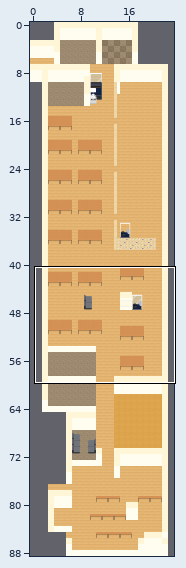
An edit to a level. Tiled map (JSON), maps/map.json. Above: a wide view before the commit, with the close-up outlined.
Close-up. Old version:
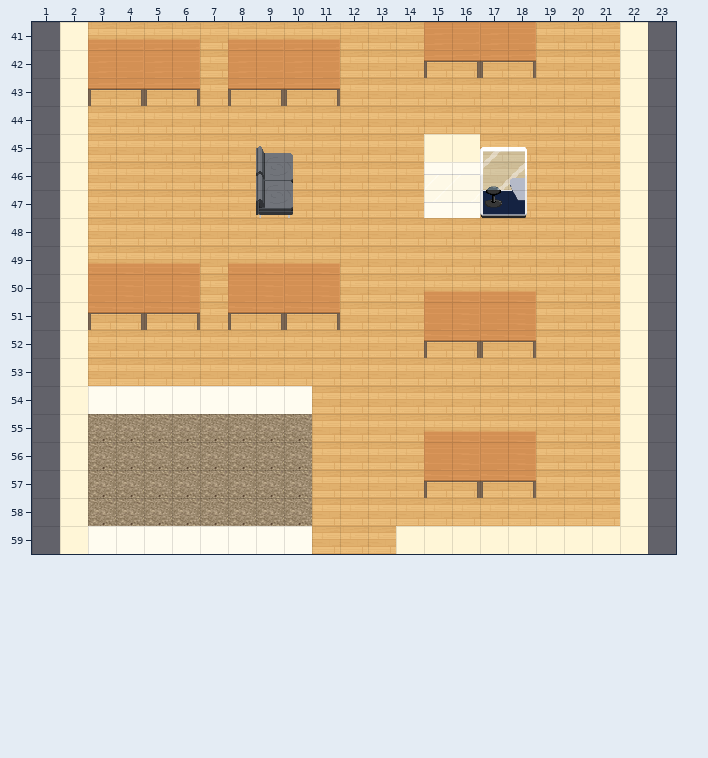
Cells are 32x32 px. Shown: x 1..23, y 41..59. The commit also changed other parts of the map, which this record leaves out.
The same view after the edit:
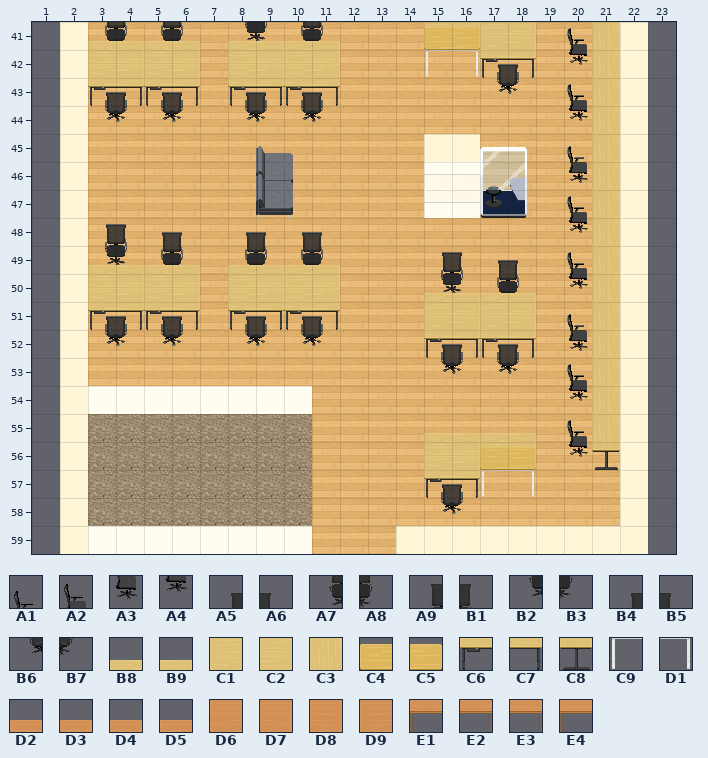
Key: from "Pack 1": A1 6, A2 10, A3 31, A4 35, A5 60, A6 61, A7 85, A8 86, A9 159, B1 160, B2 184, B3 185, B4 209, B5 210, B6 234, B7 235; from "Pack 2": B8 176, B9 177, C1 201, C2 202, C3 203, C4 207, C5 208, C6 226, C7 227, C8 228, C9 232, D1 233; from "WA_Tables": D2 0, D3 0 flipped left-right, D4 1, D5 1 flipped left-right, D6 10, D7 10 flipped left-right, D8 11, D9 11 flipped left-right, E1 20, E2 20 flipped left-right, E3 21, E4 21 flipped left-right.
__ is an empty cell.
What changed:
Layer "belowFurniture":
y 41: x 15..18 __ __ __ __ -> C1 C2 C1 C2; x 21 __ -> C3
y 42: x 3..6 __ __ __ __ -> C1 C2 C1 C2; x 8..11 __ __ __ __ -> C1 C2 C1 C2; x 17..18 __ __ -> C6 C7; x 21 __ -> C3
y 43: x 3..6 __ __ __ __ -> C6 C7 C6 C7; x 8..11 __ __ __ __ -> C6 C7 C6 C7; x 21 __ -> C3
y 44..49: x 21 __ -> C3
y 50: x 3..6 __ __ __ __ -> C1 C2 C1 C2; x 8..11 __ __ __ __ -> C1 C2 C1 C2; x 21 __ -> C3
y 51: x 3..6 __ __ __ __ -> C6 C7 C6 C7; x 8..11 __ __ __ __ -> C6 C7 C6 C7; x 15..18 __ __ __ __ -> C1 C2 C1 C2; x 21 __ -> C3
y 52: x 15..18 __ __ __ __ -> C6 C7 C6 C7; x 21 __ -> C3
y 53..55: x 21 __ -> C3
y 56: x 15..18 __ __ __ __ -> C1 C2 C1 C2; x 21 __ -> C8
y 57: x 15..16 __ __ -> C6 C7
Layer "furniture":
y 41: x 3..6 D5 D3 D5 D3 -> __ __ __ __; x 8..11 D5 D3 D5 D3 -> __ __ __ __; x 15..18 D9 D7 D9 D7 -> C4 C5 __ __; x 20 __ -> A2
y 42: x 3..6 D9 D7 D9 D7 -> __ __ __ __; x 8..11 D9 D7 D9 D7 -> __ __ __ __; x 15..18 E4 E2 E4 E2 -> C9 D1 __ __; x 20 __ -> A4
y 43: x 3..6 E4 E2 E4 E2 -> __ __ __ __; x 8..11 E4 E2 E4 E2 -> __ __ __ __; x 20 __ -> A2
y 44: x 20 __ -> A4
y 45: x 20 __ -> A1
y 46: x 20 __ -> A3
y 47: x 20 __ -> A2
y 48: x 20 __ -> A4
y 49: x 3..6 D2 D4 D2 D4 -> __ __ __ __; x 8..11 D2 D4 D2 D4 -> __ __ __ __; x 20 __ -> A2
y 50: x 3..6 D6 D8 D6 D8 -> __ __ __ __; x 8..11 D6 D8 D6 D8 -> __ __ __ __; x 15..18 D2 D4 D2 D4 -> __ __ __ __; x 20 __ -> A4
y 51: x 3..6 E1 E3 E1 E3 -> __ __ __ __; x 8..11 E1 E3 E1 E3 -> __ __ __ __; x 15..18 D6 D8 D6 D8 -> __ __ __ __; x 20 __ -> A1
y 52: x 15..18 E1 E3 E1 E3 -> __ __ __ __; x 20 __ -> A3
y 53: x 20 __ -> A2
y 54: x 20 __ -> A4
y 55: x 15..18 D2 D4 D2 D4 -> __ __ __ __; x 20 __ -> A2
y 56: x 15..18 D6 D8 D6 D8 -> __ __ C4 C5; x 20 __ -> A4
y 57: x 15..18 E1 E3 E1 E3 -> __ __ C9 D1
Layer "aboveFurniture":
y 42: x 17..18 __ __ -> B4 B5
y 43: x 3..6 __ __ __ __ -> B4 B5 B4 B5; x 8..11 __ __ __ __ -> B4 B5 B4 B5; x 17..18 __ __ -> B6 B7
y 44: x 3..6 __ __ __ __ -> B6 B7 B6 B7; x 8..11 __ __ __ __ -> B6 B7 B6 B7
y 51: x 3..6 __ __ __ __ -> B4 B5 B4 B5; x 8..11 __ __ __ __ -> B4 B5 B4 B5
y 52: x 3..6 __ __ __ __ -> B6 B7 B6 B7; x 8..11 __ __ __ __ -> B6 B7 B6 B7; x 15..18 __ __ __ __ -> B4 B5 B4 B5
y 53: x 15..18 __ __ __ __ -> B6 B7 B6 B7
y 57: x 15..16 __ __ -> B4 B5
y 58: x 15..16 __ __ -> B6 B7
Layer "abovePlayer1":
y 41: x 3..6 __ __ __ __ -> A7 A8 A7 A8; x 8..11 __ __ __ __ -> B2 B3 A7 A8
y 48: x 3..6 __ __ __ __ -> A9 B1 A5 A6; x 8..11 __ __ __ __ -> A5 A6 A5 A6
y 49: x 3..6 __ __ __ __ -> B2 B3 A7 A8; x 8..11 __ __ __ __ -> A7 A8 A7 A8; x 15..18 __ __ __ __ -> A9 B1 A5 A6
y 50: x 15..18 __ __ __ __ -> B2 B3 A7 A8
Layer "abovePlayer2":
y 41: x 3..6 __ __ __ __ -> B8 B9 B8 B9; x 8..11 __ __ __ __ -> B8 B9 B8 B9
y 49: x 3..6 __ __ __ __ -> B8 B9 B8 B9; x 8..11 __ __ __ __ -> B8 B9 B8 B9
y 50: x 15..18 __ __ __ __ -> B8 B9 B8 B9
y 55: x 15..18 __ __ __ __ -> B8 B9 B8 B9
Pixel boxes of the changes (left, top, right, bottom) in both close-ups:
changed: (88, 22, 200, 122)
changed: (228, 22, 340, 122)
changed: (424, 22, 536, 94)
added: (567, 22, 620, 470)
changed: (88, 224, 200, 346)
changed: (228, 232, 340, 346)
changed: (424, 252, 536, 374)
changed: (424, 431, 536, 514)
